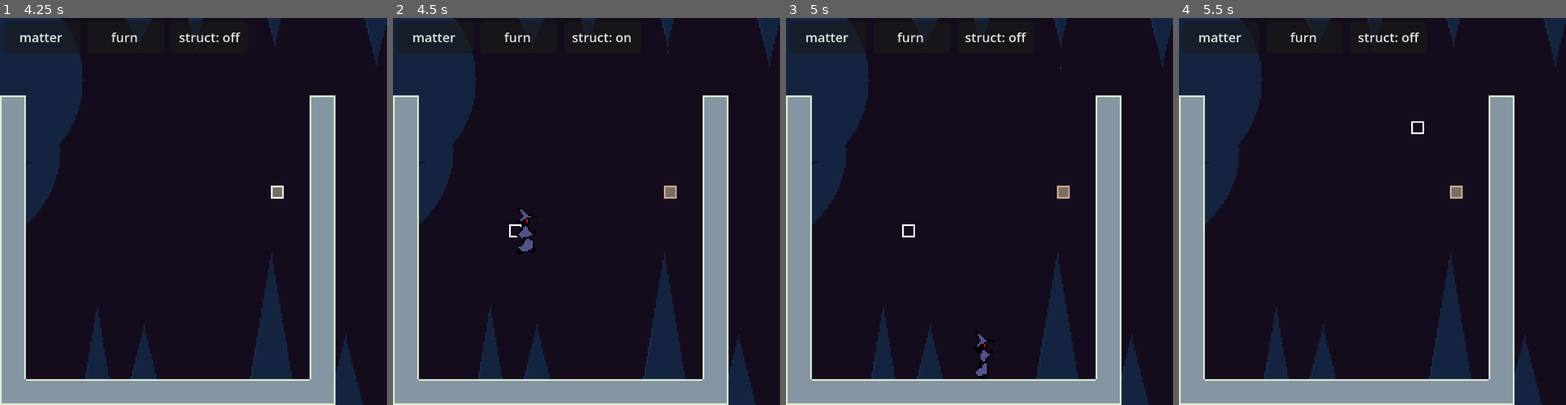
Above: before the commit, frames 1-4 (left to right).
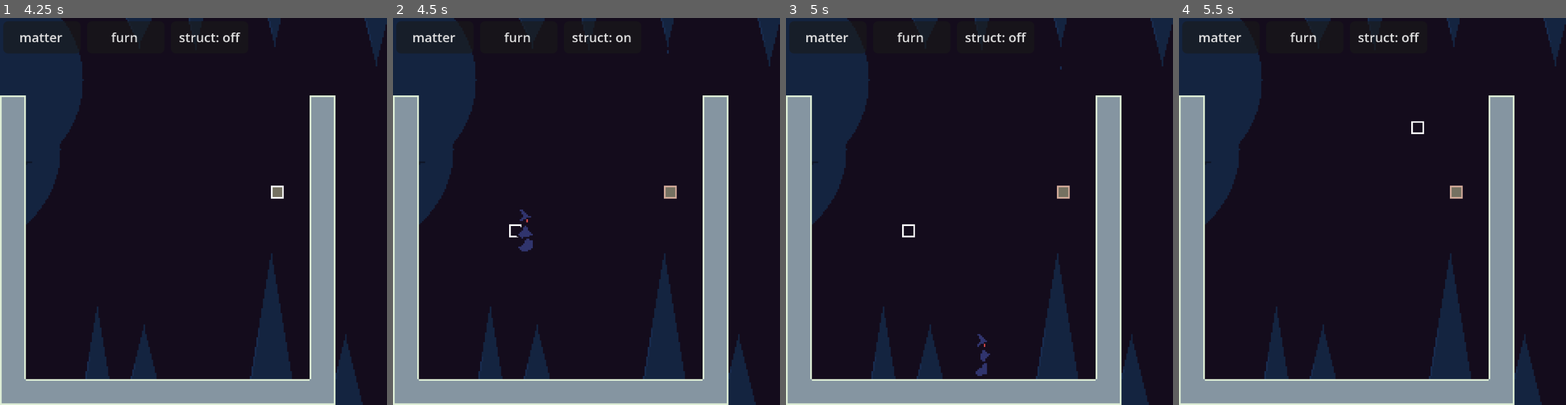
Above: after the commit, the same moments.

Repository: ssjmarx/witchgame
Game: Godot game, scene res://scenes/testing/test_editor.tscn
The game is run twice, just before and just after one commit, with the same random seed, the same clock (stepped at 60 frames per second) and the same inputs. The project has no main scene, so this scene is started directly.
Inputs (mouse positions are in pixels of both pictures, inside the frame that each line leads up to):
- Up to frame 1 (4.25 s): click "matter" at 0.5 s; click "furn" at 1.25 s; click "struct: off" at 2 s; click "struct: on" at 2.75 s; tap Enter at 3.5 s; move the mouse to (278, 192) at 3.52 s; hold D from 3.53 s (still down); hold Ctrl from 3.53 s (still down); click (278, 192) at 3.67 s; tap Space at 3.77 s
- Up to frame 2 (4.5 s): keep holding D; tap Space at 4.25 s; move the mouse to (509, 230) at 4.27 s; release Ctrl at 4.28 s; tap N at 4.35 s
- Up to frame 3 (5 s): keep holding D; tap Space at 4.52 s
- Up to frame 4 (5.5 s): move the mouse to (1411, 126) at 5.02 s; release D at 5.03 s; hold A from 5.03 s (still down); tap Backspace at 5.1 s

Frame 1 is identical in both runs. In frame 2, 0.3% of the frame differs, in the area x 31-38%, y 49-62%; in frame 3, 0.3%; in frame 4, nothing differs.

Commit message:
tileset stage 1

Diff:
--- a/scripts/actors/witch.gd
+++ b/scripts/actors/witch.gd
@@ -5,7 +5,7 @@
 class_name Witch
 extends CharacterBody2D
 
-const SHEET := "res://assets/witch/witch-Sheet-outlined.png"
+const SHEET := "res://assets/baked/witch/witch-Sheet-outlined.png"
 const WALK := 80
 const CROUCH_WALK := 20
 const GRAVITY := 480        # shared legs
--- a/scripts/render/palette.gd
+++ b/scripts/render/palette.gd
@@ -52,6 +52,11 @@
 # -- Sprite banks: at most three plus transparency; the outline is a bank color ------
 const SPRITE_WITCH: Array[Color] = [INK, INDIGO, RED]   # placeholder until her sheet is re-quantized (her look is witchgame.md's)
 
+# -- The colorless baseline encoding (tileset lab): asset sources live as grayscale
+# index levels; the bake scripts color them from banks and only banks. Not drawn
+# game colors -- the encoding itself, four evenly spaced levels for tile banks to come.
+const BASELINE_LEVELS: Array[Color] = [Color("#000000"), Color("#555555"), Color("#aaaaaa"), Color("#ffffff")]
+
 # -- Debug and editor overlays: exempt from the law, never shipped art ------
 const DEBUG_GRID      := Color("#232b44")
 const DEBUG_CURSOR    := Color("#ffffff")
--- a/scripts/testing/test_palette.gd
+++ b/scripts/testing/test_palette.gd
@@ -14,6 +14,8 @@
 	_example("PT1  every tile bank draws from master+guest, at most four", _pt1_banks)
 	_example("PT2  every sprite bank the same pool, at most three", _pt2_sprites)
 	_example("PT3  banks sort dark to light -- index 0 is darkest", _pt3_luminance)
+	_example("PT4  the baseline quantizer maps used colors to bank slots", _pt4_baseline)
+	_example("PT5  the colorizer writes bank colors only", _pt5_colorize)
 
 ## PT0: MASTER equals the canonical DB16 hex for hex -- a master change is a law change and fails here by design.
 func _pt0_master() -> String:
@@ -83,3 +85,73 @@
 ## Palette's declared constants by reflection: the class name is a type to the analyzer, so the script resource is loaded and cast -- the cast forces the receiver to GDScript, the one shape every analyzer accepts.
 func _pal_map() -> Dictionary:
 	return (load(PAL_PATH) as GDScript).get_script_constant_map()
+
+## PT4: the bake library's baseline pass quantizes used colors to bank slots as baseline grays, preserves alpha, and warns when distinct colors exceed the bank -- the pipeline's law, machine-checked.
+func _pt4_baseline() -> String:
+	var lib = preload("res://scripts/tools/bake_lib.gd").new()
+	var src := Image.create(4, 1, false, Image.FORMAT_RGBA8)
+	src.set_pixel(0, 0, Palette.INK)
+	src.set_pixel(1, 0, Palette.RED)
+	src.set_pixel(2, 0, Palette.INDIGO)
+	src.set_pixel(3, 0, Color(0, 0, 0, 0))
+	var out: Array = lib.baseline_image(src, Palette.SPRITE_WITCH)
+	var img: Image = out[0]
+	var report: PackedStringArray = out[1]
+	var seen := {}
+	for x in 4:
+		var c := img.get_pixel(x, 0)
+		if x == 3:
+			if c.a8 != 0:
+				return "the transparent pixel became opaque"
+			continue
+		if c.a8 == 0:
+			return "opaque pixel %d lost its alpha" % x
+		if not _is_level(c):
+			return "pixel %d is no baseline gray (%s)" % [x, c.to_html(false)]
+		seen[c.to_html(false)] = true
+	if seen.size() != 3:
+		return "three distinct colors collapsed to %d grays, want 3" % seen.size()
+	if report.size() != 3:
+		return "the report holds %d lines, want 3 mappings" % report.size()
+	var over := Image.create(5, 1, false, Image.FORMAT_RGBA8)
+	over.set_pixel(0, 0, Palette.INK)
+	over.set_pixel(1, 0, Palette.RED)
+	over.set_pixel(2, 0, Palette.INDIGO)
+	over.set_pixel(3, 0, Palette.OLIVE)
+	over.set_pixel(4, 0, Palette.TAN)
+	var warn: Array = lib.baseline_image(over, Palette.SPRITE_WITCH)
+	var wreport: PackedStringArray = warn[1]
+	if wreport.size() != 6 or not String(wreport[5]).begins_with("WARN"):
+		return "five colors against three slots must append one WARN line (report holds %d)" % wreport.size()
+	return ""
+
+## PT5: the colorize pass maps baseline grays back to bank slots and writes bank colors only, counting hand-edit grays that match no level.
+func _pt5_colorize() -> String:
+	var lib = preload("res://scripts/tools/bake_lib.gd").new()
+	var src := Image.create(5, 1, false, Image.FORMAT_RGBA8)
+	src.set_pixel(0, 0, Palette.BASELINE_LEVELS[0])
+	src.set_pixel(1, 0, Palette.BASELINE_LEVELS[1])
+	src.set_pixel(2, 0, Palette.BASELINE_LEVELS[2])
+	src.set_pixel(3, 0, Color(0, 0, 0, 0))
+	src.set_pixel(4, 0, Color(0.25, 0.5, 0.75))
+	var out: Array = lib.color_image(src, Palette.SPRITE_WITCH)
+	var img: Image = out[0]
+	var unmapped: int = out[1]
+	if unmapped != 1:
+		return "the off-level gray must count as unmapped (got %d)" % unmapped
+	for x in 5:
+		var c := img.get_pixel(x, 0)
+		if x == 3 or x == 4:
+			if c.a8 != 0:
+				return "pixel %d should stay transparent" % x
+			continue
+		if not Palette.SPRITE_WITCH.has(c):
+			return "pixel %d is %s, outside SPRITE_WITCH" % [x, c.to_html(false)]
+	return ""
+
+## True when c sits within tolerance of some baseline level.
+func _is_level(c: Color) -> bool:
+	for lv in Palette.BASELINE_LEVELS:
+		if absi(c.r8 - lv.r8) <= 8 and absi(c.g8 - lv.g8) <= 8 and absi(c.b8 - lv.b8) <= 8:
+			return true
+	return false
--- /dev/null
+++ b/scripts/tools/bake_lib.gd
@@ -0,0 +1,69 @@
+## The bake library (tileset lab): pure image-in/image-out passes shared by the
+## bake scripts and the palette suite -- the colorless baseline quantizer and the
+## bank colorizer. No paths, no side effects; callers load and save.
+
+extends RefCounted
+
+## Quantize src to the colorless baseline: every used color maps to its nearest bank slot by squared RGB distance, written as that slot's baseline gray level with alpha preserved. Returns [image, report] -- the report names each mapping and warns when distinct used colors exceed the bank.
+func baseline_image(src: Image, bank: Array) -> Array:
+	var img := Image.create(src.get_width(), src.get_height(), false, Image.FORMAT_RGBA8)
+	var slots := {}
+	for y in src.get_height():
+		for x in src.get_width():
+			var c := src.get_pixel(x, y)
+			if c.a8 == 0:
+				continue   # the new image starts transparent black; nothing to write
+			var key := c.to_html(false)
+			if not slots.has(key):
+				slots[key] = nearest_slot(c, bank)
+			var g: Color = Palette.BASELINE_LEVELS[slots[key]]
+			g.a = c.a
+			img.set_pixel(x, y, g)
+	var report := PackedStringArray()
+	for key in slots:
+		var slot: int = slots[key]
+		report.append("%s -> slot %d (%s)" % [key, slot, (bank[slot] as Color).to_html(false)])
+	if slots.size() > bank.size():
+		report.append("WARN: %d distinct colors against a %d-slot bank -- hand-edit the baseline" % [slots.size(), bank.size()])
+	return [img, report]
+
+## Colorize a baseline image with a bank: each pixel's gray level maps back to its slot's bank color, alpha preserved. Returns [image, unmapped] -- unmapped counts pixels whose gray is no baseline level (hand-edits to fix).
+func color_image(src: Image, bank: Array) -> Array:
+	var img := Image.create(src.get_width(), src.get_height(), false, Image.FORMAT_RGBA8)
+	var unmapped := 0
+	for y in src.get_height():
+		for x in src.get_width():
+			var c := src.get_pixel(x, y)
+			if c.a8 == 0:
+				continue
+			var slot := level_slot(c)
+			if slot < 0:
+				unmapped += 1
+				continue
+			var b: Color = bank[slot]
+			b.a = c.a
+			img.set_pixel(x, y, b)
+	return [img, unmapped]
+
+## The gray level's slot index, -1 when the pixel is no baseline level; tolerance 8 absorbs hand-edit antialiasing without crossing the 85-wide level spacing.
+func level_slot(c: Color) -> int:
+	for i in Palette.BASELINE_LEVELS.size():
+		var lv: Color = Palette.BASELINE_LEVELS[i]
+		if absi(c.r8 - lv.r8) <= 8 and absi(c.g8 - lv.g8) <= 8 and absi(c.b8 - lv.b8) <= 8:
+			return i
+	return -1
+
+## The bank slot whose color sits nearest c by squared RGB distance; deterministic, first index wins ties.
+func nearest_slot(c: Color, bank: Array) -> int:
+	var best := 0
+	var best_d := 1 << 24
+	for i in bank.size():
+		var b: Color = bank[i]
+		var dr := c.r8 - b.r8
+		var dg := c.g8 - b.g8
+		var db := c.b8 - b.b8
+		var d := dr * dr + dg * dg + db * db
+		if d < best_d:
+			best = i
+			best_d = d
+	return best
--- /dev/null
+++ b/scripts/tools/bake_witch.gd
@@ -0,0 +1,52 @@
+## The witch-sheet baker (tileset lab stage one): regenerates the colorless baseline
+## only when missing or --regen (hand-edits survive), then colors it from SPRITE_WITCH.
+## Run headless: Godot --headless --path . -s res://scripts/tools/bake_witch.gd [-- --regen]
+
+extends SceneTree
+
+const BakeLib = preload("res://scripts/tools/bake_lib.gd")
+const ORIG := "res://assets/witch/witch-Sheet-outlined.png"
+const GRAY := "res://assets/gray/witch/witch-Sheet-outlined.png"
+const BAKED := "res://assets/baked/witch/witch-Sheet-outlined.png"
+
+## One bake run: baseline (first time or --regen), then the color pass from SPRITE_WITCH.
+func _init() -> void:
+	var lib := BakeLib.new()
+	if "--regen" in OS.get_cmdline_user_args() or not FileAccess.file_exists(GRAY):
+		var src := Image.load_from_file(ORIG)
+		if src == null or src.is_empty():
+			print("BAKE FAIL: no original sheet at %s" % ORIG)
+			quit(1)
+			return
+		var out: Array = lib.baseline_image(src, Palette.SPRITE_WITCH)
+		DirAccess.make_dir_recursive_absolute("res://assets/gray/witch")
+		if (out[0] as Image).save_png(GRAY) != OK:
+			print("BAKE FAIL: cannot write %s" % GRAY)
+			quit(1)
+			return
+		print("== baseline regenerated: %s" % GRAY)
+		for line in out[1]:
+			print("   %s" % line)
+	var gray := Image.load_from_file(GRAY)
+	if gray == null or gray.is_empty():
+		print("BAKE FAIL: no baseline at %s -- run with --regen" % GRAY)
+		quit(1)
+		return
+	var baked: Array = lib.color_image(gray, Palette.SPRITE_WITCH)
+	var bimg: Image = baked[0]
+	var opaque := 0
+	for y in bimg.get_height():
+		for x in bimg.get_width():
+			if bimg.get_pixel(x, y).a8 > 0:
+				opaque += 1
+	DirAccess.make_dir_recursive_absolute("res://assets/baked/witch")
+	if bimg.save_png(BAKED) != OK:
+		print("BAKE FAIL: cannot write %s" % BAKED)
+		quit(1)
+		return
+	print("== bake written: %s (%d unmapped grays, %d opaque pixels)" % [BAKED, baked[1], opaque])
+	if opaque == 0:
+		print("BAKE FAIL: zero opaque pixels -- the sheet baked fully transparent; regen the baseline with --regen")
+		quit(1)
+		return
+	quit(0)
Binary file added: assets/baked/witch/witch-Sheet-outlined.png
Not shown, added: assets/baked/witch/witch-Sheet-outlined.png.import
Binary file added: assets/gray/witch/witch-Sheet-outlined.png
Not shown, added: assets/gray/witch/witch-Sheet-outlined.png.import
Not shown, added: scripts/tools/bake_lib.gd.uid
Not shown, added: scripts/tools/bake_witch.gd.uid
Not shown, changed: docs/PROJECT_MAP.md
Not shown, changed: docs/current_plan.md
Not shown, changed: docs/dev_log.md
Not shown, changed: docs/world.md
